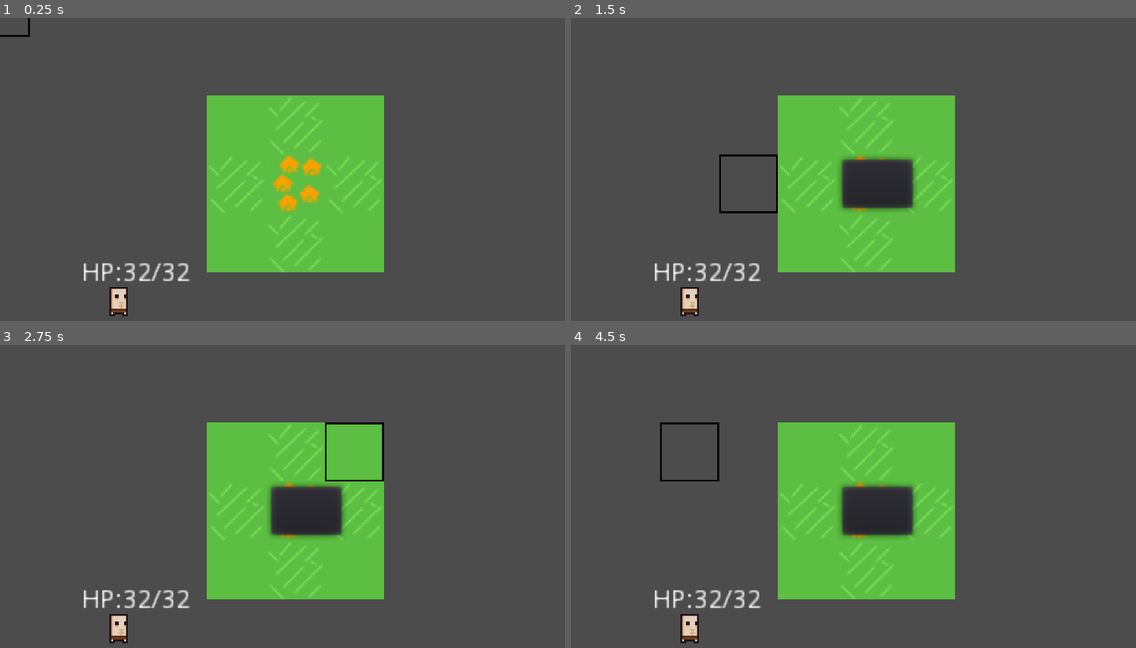
Above: before the commit, frames 1-4 (two rows, left to right).
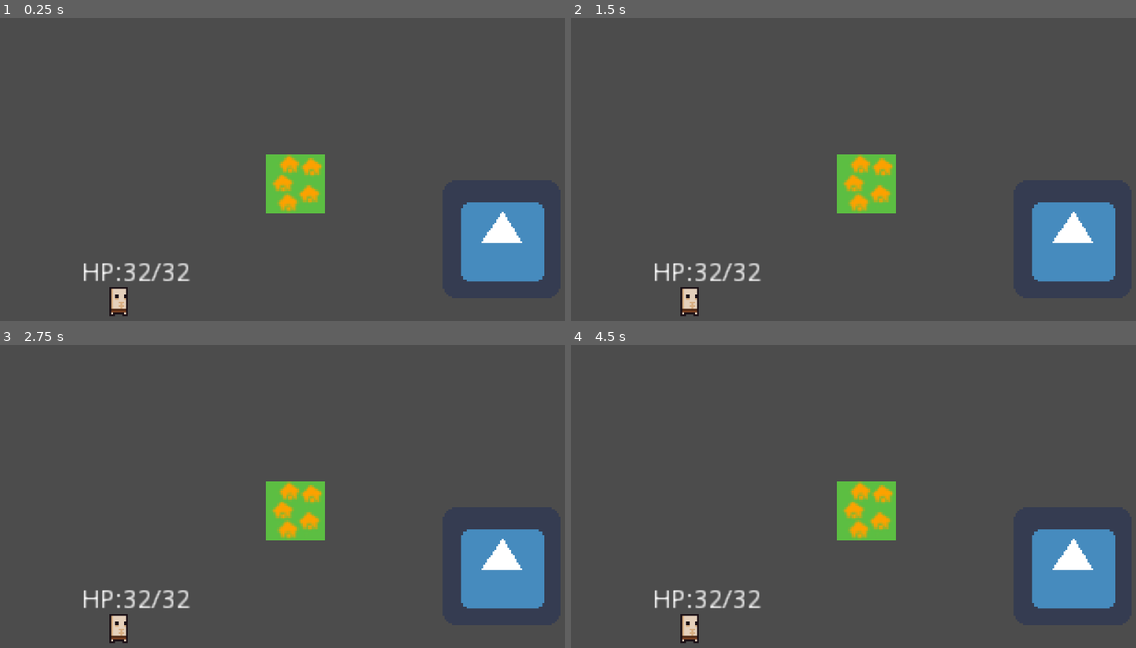
Above: after the commit, the same moments.

Repository: LLBlumire/ldjam46
Game: Godot game, scene res://src/World/World.tscn
Same seed, same stepped clock (60 frames per second), same inputs: the game is played once before the commit and once after it. The engine's default icon, where the game draws it, is replaced by a stand-in: a white triangle on a blue panel in a dark square.
Inputs (mouse positions are in pixels of both pictures, inside the frame that each line leads up to):
- Up to frame 1 (0.25 s): no input
- Up to frame 2 (1.5 s): tap Enter at 0.5 s; move the mouse to (994, 166) at 0.52 s; tap Space (ui_select) at 0.6, 0.77, 1.07, 1.25, 1.35 s; click (994, 166) at 0.67 s; move the mouse to (746, 199) at 1.27 s; click (746, 199) at 1.42 s
- Up to frame 3 (2.75 s): tap Space (ui_select) at 1.52, 1.82, 2.1 s; tap Enter at 2 s; move the mouse to (355, 438) at 2.02 s; click (355, 438) at 2.17 s
- Up to frame 4 (4.5 s): tap Space (ui_select) at 2.75, 2.85, 3.02, 3.32, 3.6, 3.77, 4.07, 4.25, 4.35 s; move the mouse to (836, 578) at 2.77 s; click (836, 578) at 2.92 s; tap Enter at 3.5 s; move the mouse to (1045, 560) at 3.52 s; click (1045, 560) at 3.67 s; move the mouse to (689, 460) at 4.27 s; click (689, 460) at 4.42 s

The runs differ from the first frame. In frame 1, 20% of the frame differs, in the area x 0-97%, y 0-88%; in frame 2, 22%; in frame 3, 22%; in frame 4, 22%, in the area x 15-97%, y 25-88%.

Commit message:
Click masking on the world

Diff:
--- a/project.godot
+++ b/project.godot
@@ -15,12 +15,18 @@
 "path": "res://src/Adventurers/Adventurers.gd"
 }, {
 "base": "Node2D",
+"class": "GameWorld",
+"language": "GDScript",
+"path": "res://src/World/World.gd"
+}, {
+"base": "Node2D",
 "class": "WorldMap",
 "language": "GDScript",
 "path": "res://src/WorldMap/WorldMap.gd"
 } ]
 _global_script_class_icons={
 "Adventurer": "",
+"GameWorld": "",
 "WorldMap": ""
 }
 
@@ -39,6 +45,16 @@
 window/stretch/mode="viewport"
 window/stretch/aspect="expand"
 
+[input]
+
+ui_select={
+"deadzone": 0.5,
+"events": [ Object(InputEventKey,"resource_local_to_scene":false,"resource_name":"","device":0,"alt":false,"shift":false,"control":false,"meta":false,"command":false,"pressed":false,"scancode":32,"unicode":0,"echo":false,"script":null)
+, Object(InputEventJoypadButton,"resource_local_to_scene":false,"resource_name":"","device":0,"button_index":3,"pressure":0.0,"pressed":false,"script":null)
+, Object(InputEventMouseButton,"resource_local_to_scene":false,"resource_name":"","device":0,"alt":false,"shift":false,"control":false,"meta":false,"command":false,"button_mask":0,"position":Vector2( 0, 0 ),"global_position":Vector2( 0, 0 ),"factor":1.0,"button_index":1,"pressed":false,"doubleclick":false,"script":null)
+ ]
+}
+
 [rendering]
 
 environment/default_environment="res://default_env.tres"
--- a/src/World/World.gd
+++ b/src/World/World.gd
@@ -1,4 +1,5 @@
 extends Node2D
+class_name GameWorld
 
 var world_map : WorldMap
 
--- a/src/World/World.tscn
+++ b/src/World/World.tscn
@@ -1,9 +1,10 @@
-[gd_scene load_steps=5 format=2]
+[gd_scene load_steps=6 format=2]
 
 [ext_resource path="res://src/World/World.gd" type="Script" id=1]
 [ext_resource path="res://src/Adventurers/Adventurers.tscn" type="PackedScene" id=2]
 [ext_resource path="res://src/WorldMap/WorldMap.tscn" type="PackedScene" id=3]
-[ext_resource path="res://src/World/BuildingMenu.gd" type="Script" id=4]
+[ext_resource path="res://src/World/icon.gd" type="Script" id=4]
+[ext_resource path="res://icon.png" type="Texture" id=5]
 
 [node name="World" type="Node2D"]
 script = ExtResource( 1 )
@@ -18,11 +19,8 @@
 current = true
 zoom = Vector2( 0.167, 0.167 )
 
-[node name="BuildingMenu" type="PopupMenu" parent="Camera2D"]
-margin_right = 32.0
-margin_bottom = 32.0
+[node name="icon" type="Sprite" parent="."]
+position = Vector2( 127.968, 46.1176 )
+texture = ExtResource( 5 )
 script = ExtResource( 4 )
-__meta__ = {
-"_edit_use_anchors_": false
-}
-[connection signal="tile_clicked" from="WorldMap" to="Camera2D/BuildingMenu" method="_on_WorldMap_tile_clicked"]
+[connection signal="tile_clicked" from="WorldMap" to="icon" method="_on_WorldMap_tile_clicked"]
--- /dev/null
+++ b/src/World/icon.gd
@@ -0,0 +1,23 @@
+extends Sprite
+
+
+# Declare member variables here. Examples:
+# var a = 2
+# var b = "text"
+
+var world: GameWorld
+
+# Called when the node enters the scene tree for the first time.
+func _ready():
+	world = get_tree().get_root().get_node("World")
+
+
+# Called every frame. 'delta' is the elapsed time since the previous frame.
+func _process(delta):
+	if Input.is_action_just_pressed("ui_select"):
+		if get_rect().has_point(get_local_mouse_position()):
+			print("eyylmao")
+
+
+func _on_WorldMap_tile_clicked(tile: Vector2):
+	position = world.world_map.world_tile_map.map_to_world(tile)
--- a/src/WorldMap/WorldMap.gd
+++ b/src/WorldMap/WorldMap.gd
@@ -5,32 +5,45 @@
 
 const SELECTED: int = 0
 
-var cursor: Vector2
+var mouse_cursor: Vector2
+var click_cursor: Vector2
 var building_popup : PopupMenu
 var world_tile_map : TileMap
 var world_select : TileMap
+var neighbour_mask : TileMap
 
 # Called when the node enters the scene tree for the first time.
 func _ready():
-	cursor = Vector2(0, 0)
+	mouse_cursor = Vector2(0, 0)
 	world_tile_map = get_node("WorldTileMap")
 	world_select = get_node("WorldSelect")
+	neighbour_mask = get_node("NeighbourMask")
+	place_tile(Vector2(0, 0), 0)
 
 func map_to_world(vec : Vector2):
 	return world_select.map_to_world(vec)
 
-func _input(event):
-	# Mouse in viewport coordinates
-	if event is InputEventMouseButton:
-		emit_signal("tile_clicked", cursor)
-
 func _process(delta):
 	clear_cursor()
-	cursor = world_select.world_to_map(get_global_mouse_position())
-	place_cursor()
+	mouse_cursor = world_select.world_to_map(get_global_mouse_position())
+	if neighbour_mask.get_cellv(mouse_cursor) == 0:
+		if world_tile_map.get_cellv(mouse_cursor) == -1:
+			place_cursor()
+			if Input.is_action_just_pressed("ui_select"):
+				click_cursor = mouse_cursor
+				emit_signal("tile_clicked", click_cursor)
+				print(click_cursor)
 
 func place_cursor():
-	world_select.set_cellv(cursor, 0)
+	world_select.set_cellv(mouse_cursor, 0)
 
 func clear_cursor():
-	world_select.set_cellv(cursor, -1)
+	world_select.set_cellv(mouse_cursor, -1)
+
+func place_tile(location: Vector2, tile: int):
+	world_select.set_cellv(location, tile)
+	neighbour_mask.set_cellv(location, 0)
+	neighbour_mask.set_cellv(location + Vector2(0, 1), 0)
+	neighbour_mask.set_cellv(location + Vector2(0, -1), 0)
+	neighbour_mask.set_cellv(location + Vector2(1, 0), 0)
+	neighbour_mask.set_cellv(location + Vector2(-1, 0), 0)
--- a/src/WorldMap/WorldMap.tscn
+++ b/src/WorldMap/WorldMap.tscn
@@ -53,7 +53,7 @@
 cell_size = Vector2( 32, 32 )
 cell_custom_transform = Transform2D( 1, 0, 0, 1, 0, 0 )
 format = 1
-tile_data = PoolIntArray( -1, 0, 1, -65536, 0, 2, -65535, 0, 1, 65535, 0, 2, 0, 0, 0, 1, 0, 2, 131071, 0, 1, 65536, 0, 2, 65537, 0, 1 )
+tile_data = PoolIntArray( 0, 0, 0 )
 __meta__ = {
 "_editor_description_": "	"
 }
@@ -64,6 +64,17 @@
 cell_custom_transform = Transform2D( 1, 0, 0, 1, 0, 0 )
 cell_tile_origin = 1
 format = 1
+__meta__ = {
+"_editor_description_": "	"
+}
+
+[node name="NeighbourMask" type="TileMap" parent="."]
+visible = false
+tile_set = SubResource( 2 )
+cell_size = Vector2( 32, 32 )
+cell_custom_transform = Transform2D( 1, 0, 0, 1, 0, 0 )
+cell_tile_origin = 1
+format = 1
 tile_data = PoolIntArray( 0, 0, 0 )
 __meta__ = {
 "_editor_description_": "	"
